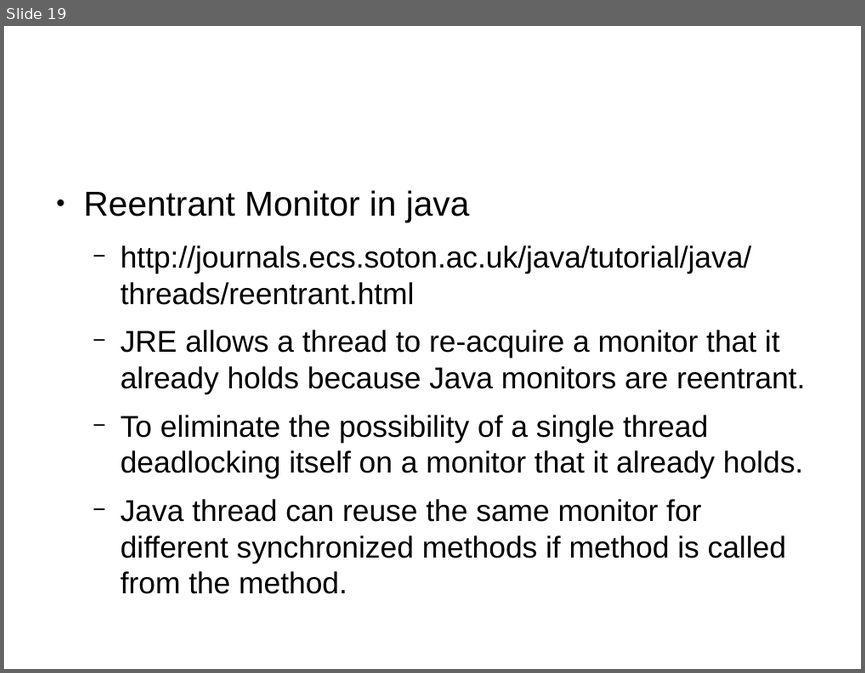
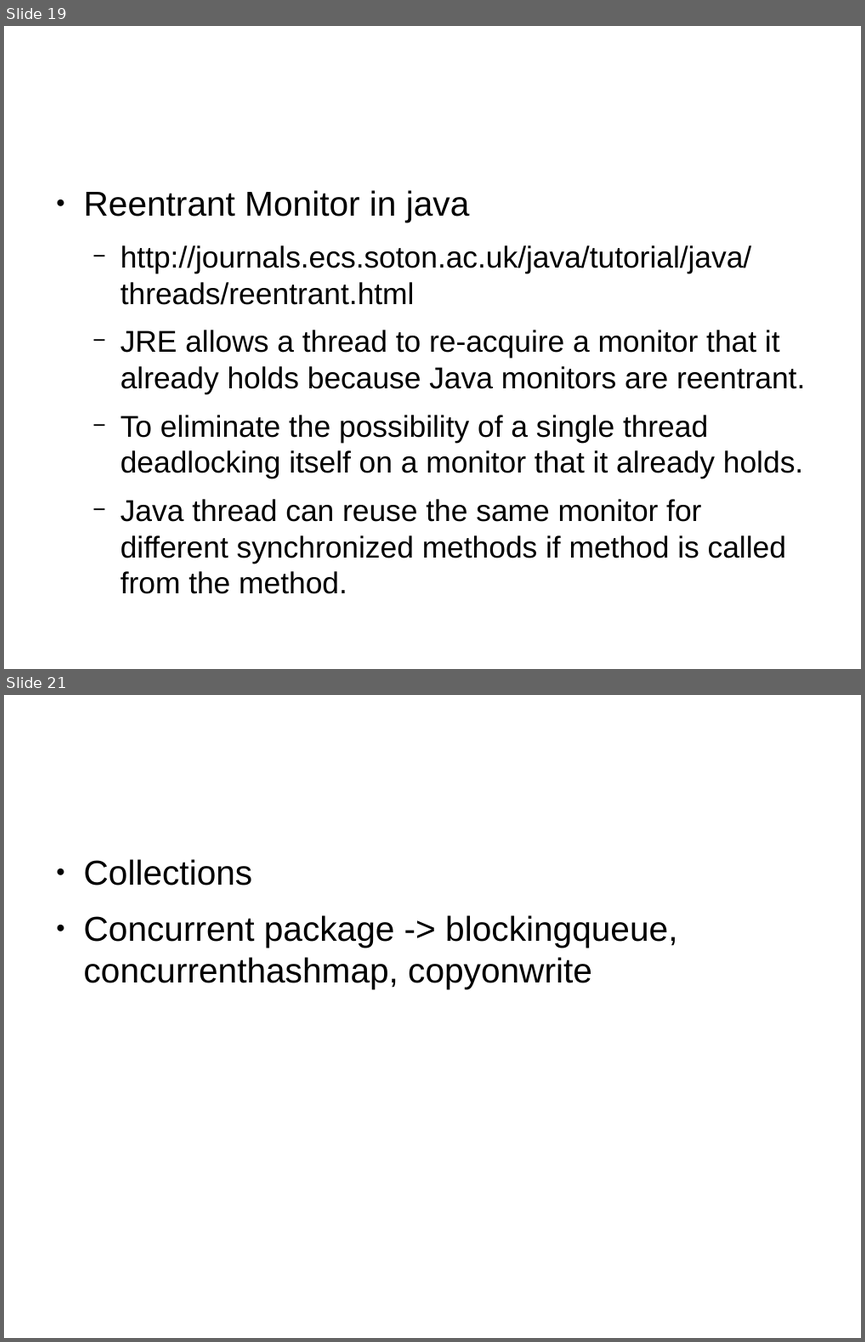
Before and after one commit to shikha-desai/Internship_PreWork, a slide deck: Java/Java_Notes.odp. Shown one above the other, each under a label of ours: slide 19 before the commit, slides 19 and 21 after it; the slides between them are not shown. The pictures are 865x673 and 865x1342 pixels, drawn with LibreOffice and Linux fonts; fonts in the diff are those of the drawing; background and template pictures are left out. Boxes give left, top, right and bottom in pixels: in the first picture for what was removed or moved away, otherwise in the second. Text is boxed around its words. In the diff, an @@ line names an element or a change of style, - is before the commit and + after.

```diff
--- a/Java/Java_Notes.odp
+++ b/Java/Java_Notes.odp
@@ slide 21 added at (4, 695, 861, 1338), background picture (left out) @@
@@ text added at (84, 859, 677, 989), 32 pt, text #000000 @@
+● Collections
+● Concurrent package -> blockingqueue, concurrenthashmap, copyonwrite
```
Also in this commit, not shown: 1 slide changed, 1 other slide added, 2 other files.
